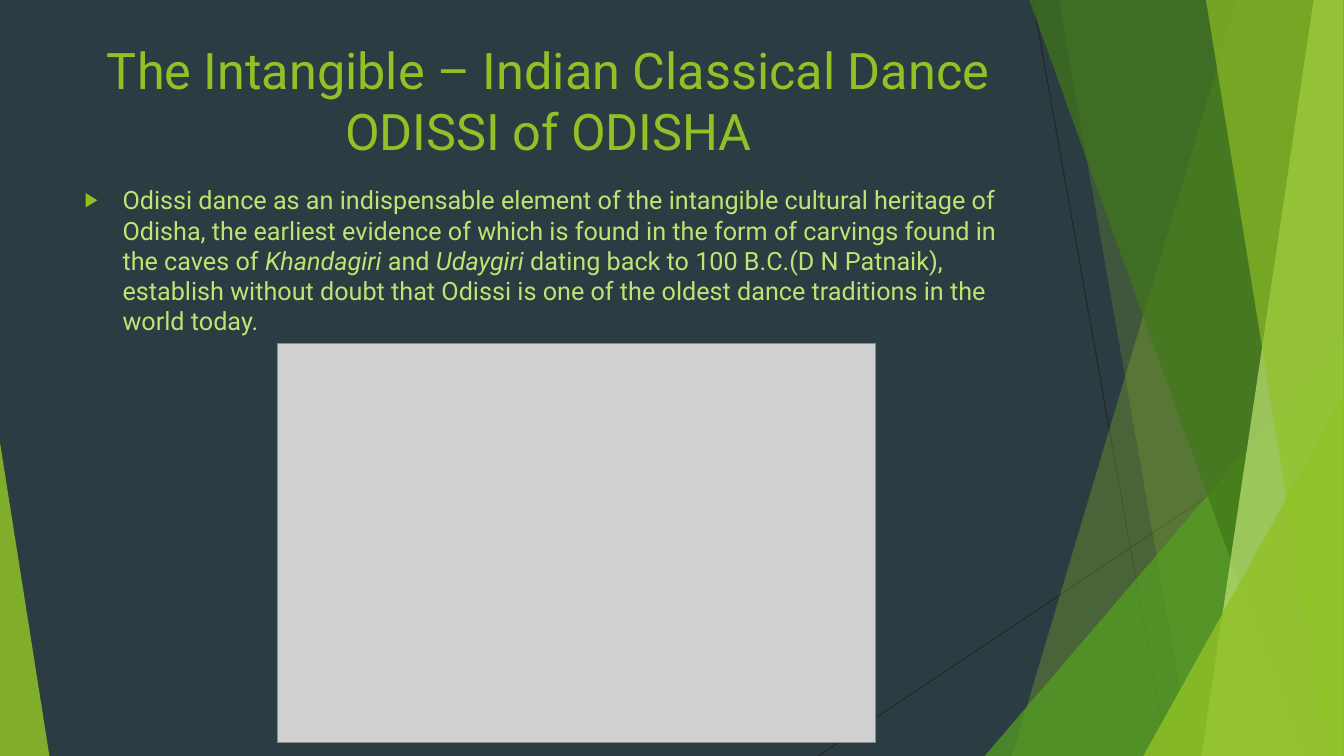
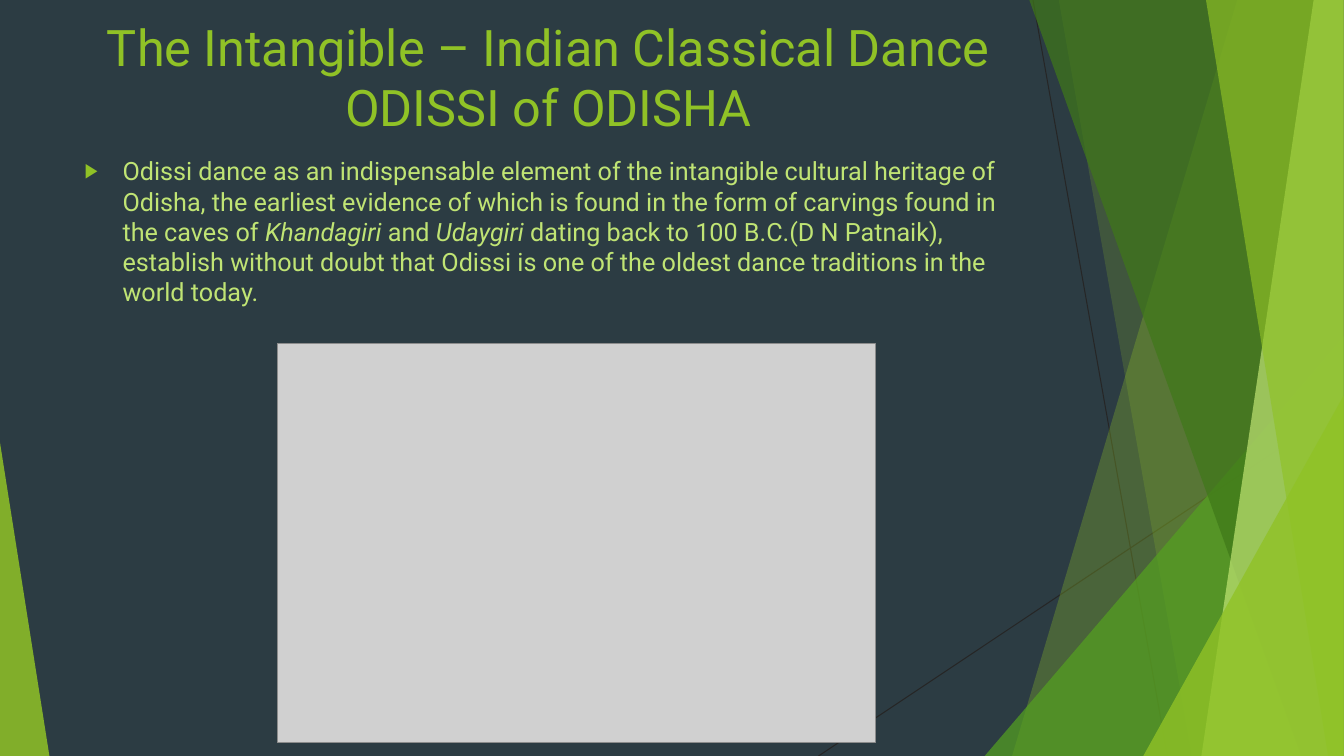
Before and after one commit to Force1ess/PPTAgent, a slide deck: slide 10 of pptagent/templates/default/source.pptx. Drawn at 1344x756 pixels with LibreOffice and Linux fonts; fonts in the diff are those of the drawing; grey boxes stand for pictures. Boxes give left, top, right and bottom in pixels: in the first picture for what was removed or moved away, otherwise in the second. Text is boxed around its words. In the diff, an @@ line names an element or a change of style, - is before the commit and + after.

```diff
--- a/pptagent/templates/default/source.pptx
+++ b/pptagent/templates/default/source.pptx
@@ title "The Intangible – Indian Classical ...": place and size @@
-title "The Intangible – Indian Classical ..." at [107, 51, 989, 151]
+title "The Intangible – Indian Classical ..." at [107, 28, 989, 127]
@@ title "The Intangible – Indian Classical ..." at [107, 28, 989, 127]: vertical alignment top to middle @@
@@ text "Odissi dance as an indispensable ..." at [123, 161, 996, 307]: vertical alignment top to middle @@
@@ text "Odissi dance as an indispensable ...": place and size @@
-text "Odissi dance as an indispensable ..." at [123, 190, 996, 336]
+text "Odissi dance as an indispensable ..." at [123, 161, 996, 307]
```
Also in this commit, not shown: 6 other slides changed, 1 slide removed, 23 other files.
